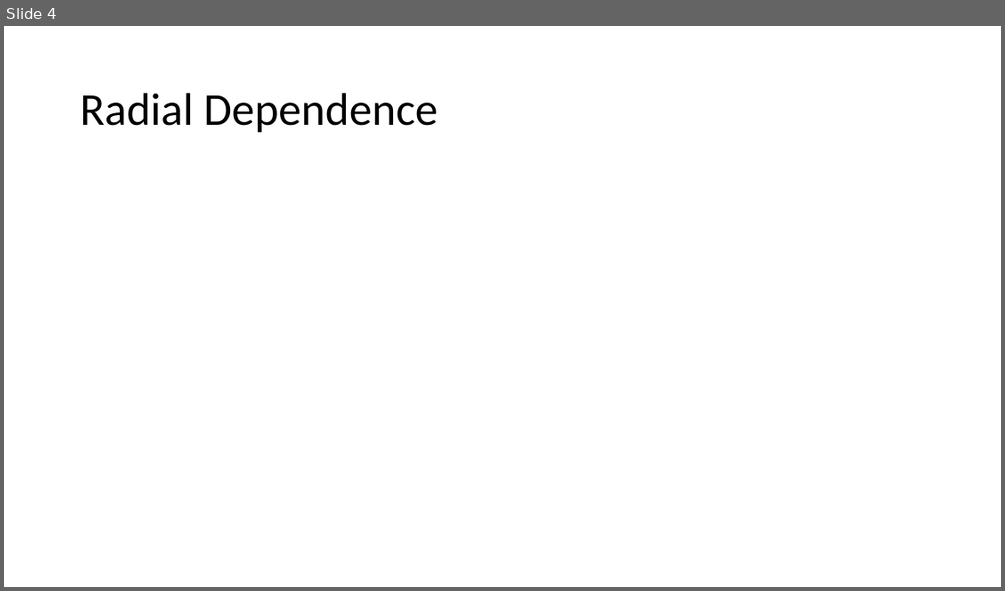
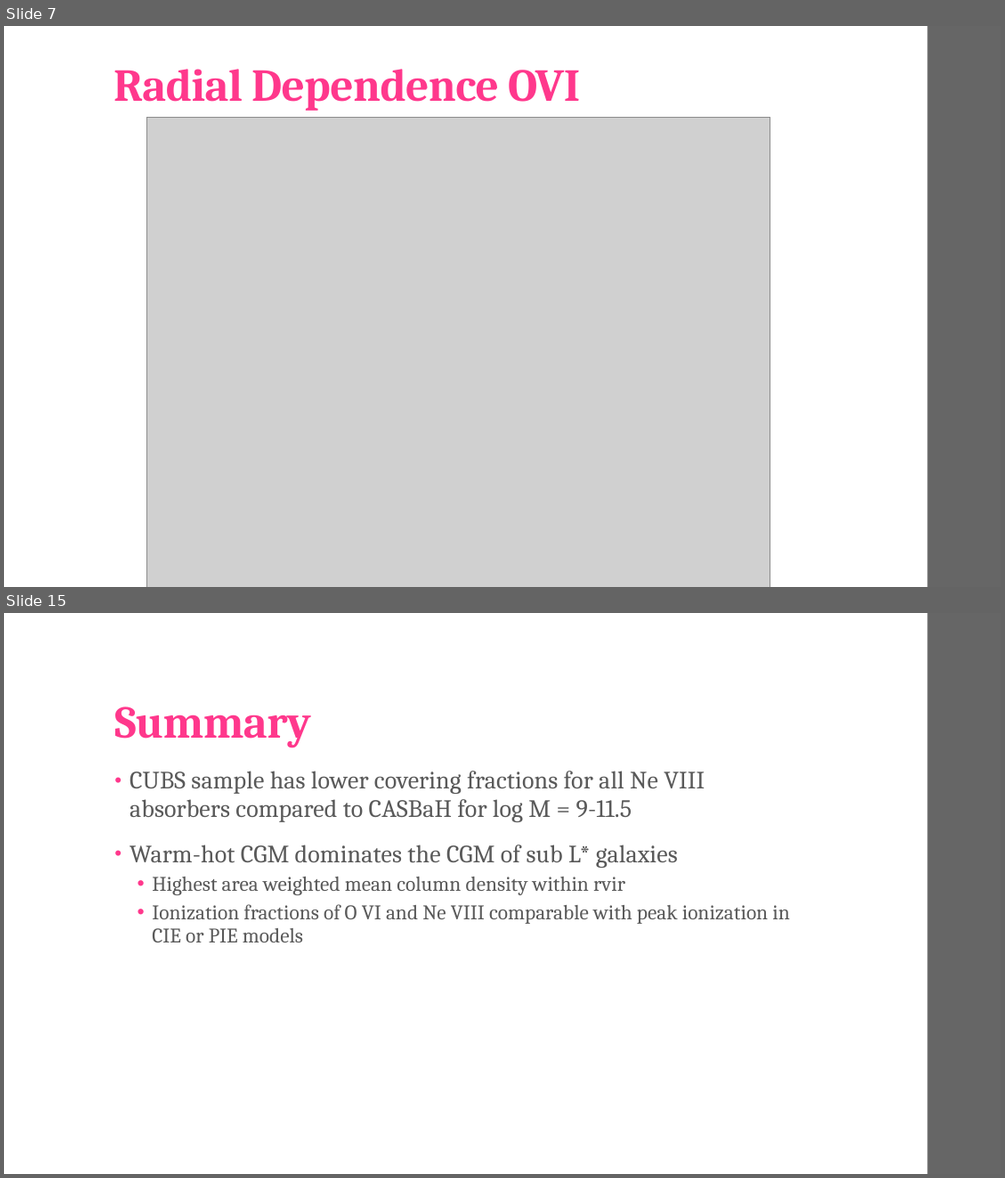
Before and after one commit to brockparker/Research, a slide deck: CGM/CGM_Group_20240329.pptx. Shown one above the other, each under a label of ours: slide 4 before the commit, slides 7 and 15 after it; the slides between them are not shown. The pictures are 1005x591 and 1005x1178 pixels, drawn with LibreOffice and Linux fonts; fonts in the diff are those of the drawing; grey boxes stand for pictures. Boxes give left, top, right and bottom in pixels: in the first picture for what was removed or moved away, otherwise in the second. Text is boxed around its words. In the diff, an @@ line names an element or a change of style, - is before the commit and + after.

```diff
--- a/CGM/CGM_Group_20240329.pptx
+++ b/CGM/CGM_Group_20240329.pptx
@@ slide 15 added at (x1=4, y1=613, x2=1001, y2=1174), background #FFFFFF; not listed: 1 template element that a slide beside it also shows @@
@@ title added at (x1=114, y1=706, x2=311, y2=747), 44 pt, text #FF388C, bold @@
+Summary
@@ text added at (x1=129, y1=771, x2=789, y2=942), 24 pt, text #595959 @@
+• CUBS sample has lower covering fractions for all Ne VIII absorbers compared to CASBaH for log M = 9-11.5
+• Warm-hot CGM dominates the CGM of sub L* galaxies
+  • Highest area weighted mean column density within rvir
+  • Ionization fractions of O VI and Ne VIII comparable with peak ionization in CIE or PIE models
@@ what was slide 4 is now slide 7 @@
@@ slide 7 changed as well @@
@@ title "Radial Dependence OVI" at (x1=113, y1=69, x2=580, y2=111): vertical alignment middle to bottom @@
@@ rectangle added at (x1=928, y1=26, x2=1001, y2=587), fill #666666 @@
@@ title at (x1=113, y1=69, x2=580, y2=111): text changed; font Calibri to Cambria; text colour #000000 to #FF388C; bold on @@
-Radial Dependence
+Radial Dependence OVI
@@ picture added at (x1=146, y1=118, x2=770, y2=587) @@
```
Also in this commit, not shown: 1 other slide changed, 12 other slides added, 4 slides removed.
